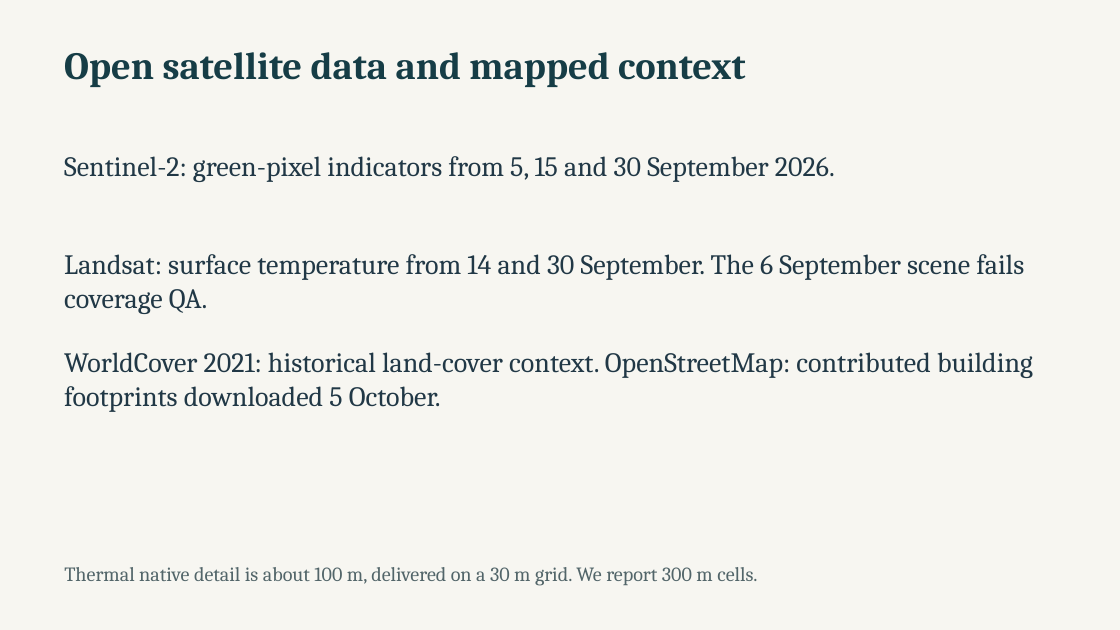
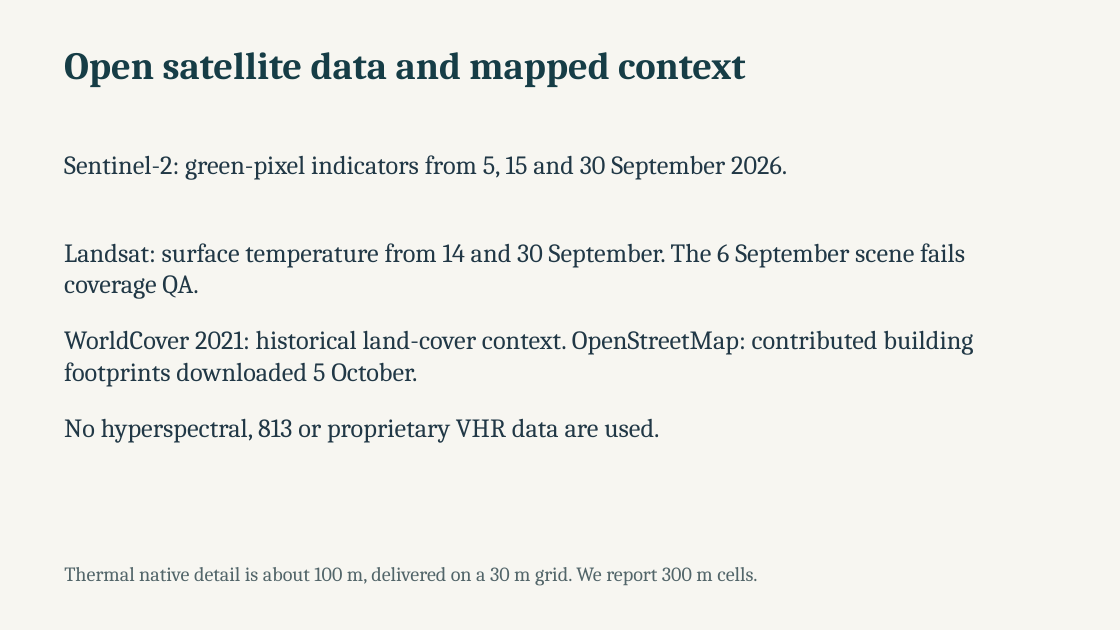
Before and after one commit to NasserAlhuri/spaceHacathon, a slide deck: slide 4 of docs/UrbanHeat-AlKhor-Pitch.pptx (slide 3 before the commit). Drawn at 1120x630 pixels with LibreOffice and Linux fonts; fonts in the diff are those of the drawing. Boxes give left, top, right and bottom in pixels: in the first picture for what was removed or moved away, otherwise in the second. Text is boxed around its words. In the diff, an @@ line names an element or a change of style, - is before the commit and + after.

```diff
--- a/docs/UrbanHeat-AlKhor-Pitch.pptx
+++ b/docs/UrbanHeat-AlKhor-Pitch.pptx
@@ text "Landsat: surface temperature from 14 ...": place and size @@
-text "Landsat: surface temperature from 14 ..." at bbox=[64, 254, 1024, 314]
+text "Landsat: surface temperature from 14 ..." at bbox=[64, 243, 965, 299]
@@ size 24 to 22.5 pt in 3 elements at bbox=[64, 155, 787, 180], bbox=[64, 243, 965, 299], bbox=[64, 330, 973, 387] @@
@@ text "WorldCover 2021: historical land-cover context. ...": place and size @@
-text "WorldCover 2021: historical land-cover context. ..." at bbox=[64, 352, 1033, 412]
+text "WorldCover 2021: historical land-cover context. ..." at bbox=[64, 330, 973, 387]
@@ text added at bbox=[64, 418, 659, 443], 22.5 pt, text #213846 @@
+No hyperspectral, 813 or proprietary VHR data are used.
```
Also in this commit, not shown: 2 other slides changed, 3 slides added, 1 slide removed, 9 other files.
